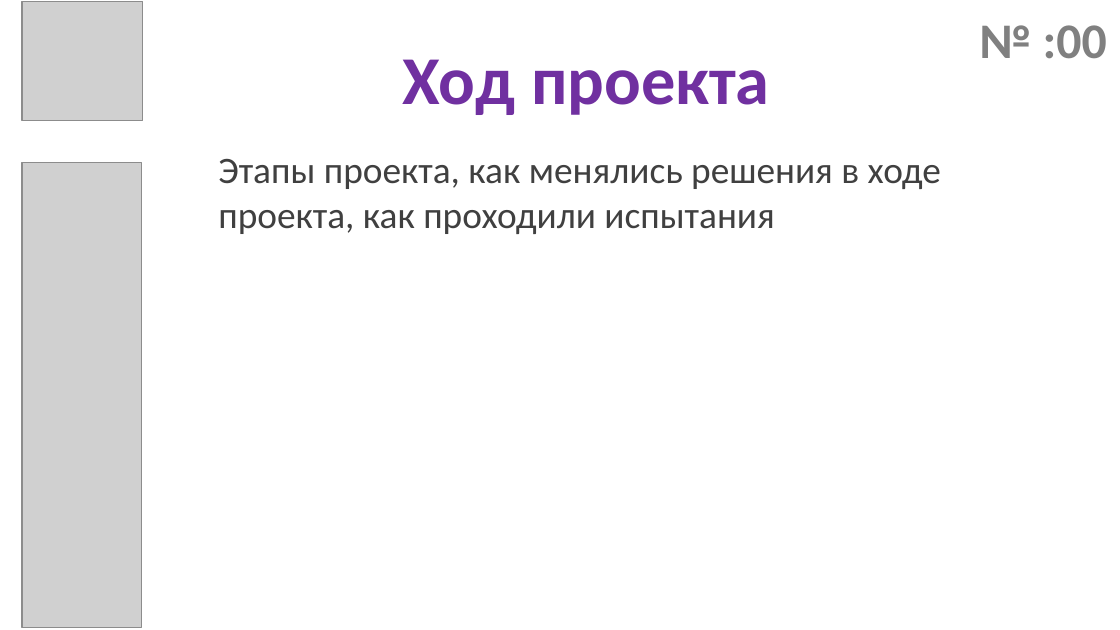
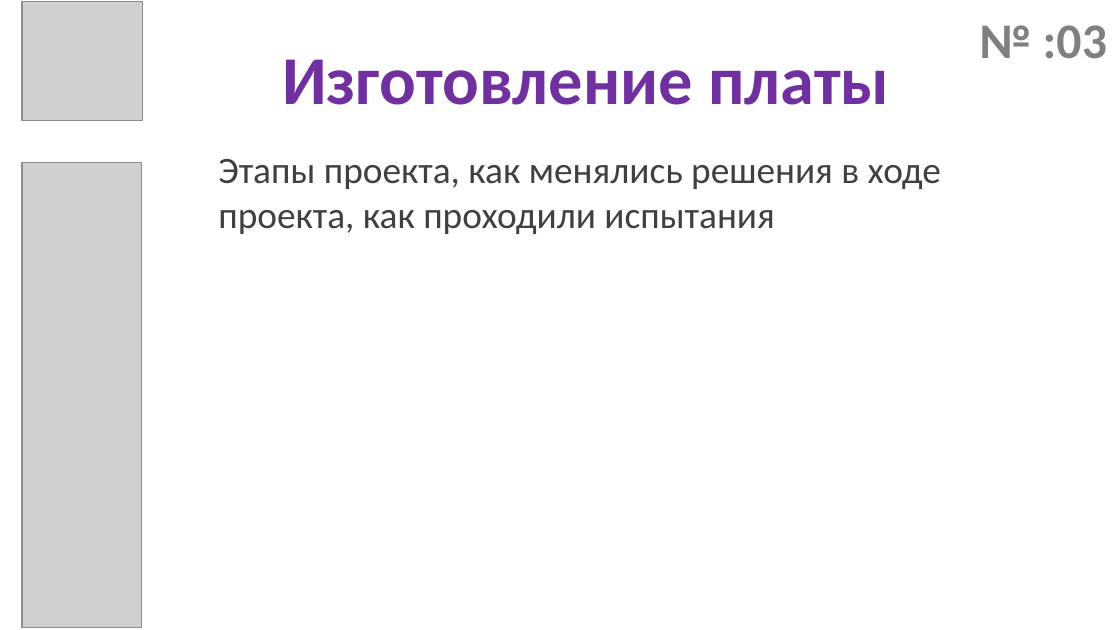
Before and after one commit to dpp-shlyopa-team/Presentation, a slide deck: slide 6 of преза.pptx (slide 8 before the commit). Drawn at 1120x630 pixels with LibreOffice and Linux fonts; fonts in the diff are those of the drawing; grey boxes stand for pictures. Boxes give left, top, right and bottom in pixels: in the first picture for what was removed or moved away, otherwise in the second. Text is boxed around its words. In the diff, an @@ line names an element or a change of style, - is before the commit and + after.

```diff
--- a/преза.pptx
+++ b/преза.pptx
@@ text at [979, 25, 1107, 59]: text changed @@
-№ :00
+№ :03
@@ title at [282, 59, 889, 105]: text changed @@
-Ход проекта
+Изготовление платы
```
Also in this commit, not shown: 8 other slides changed, 5 slides added, 3 slides removed.
